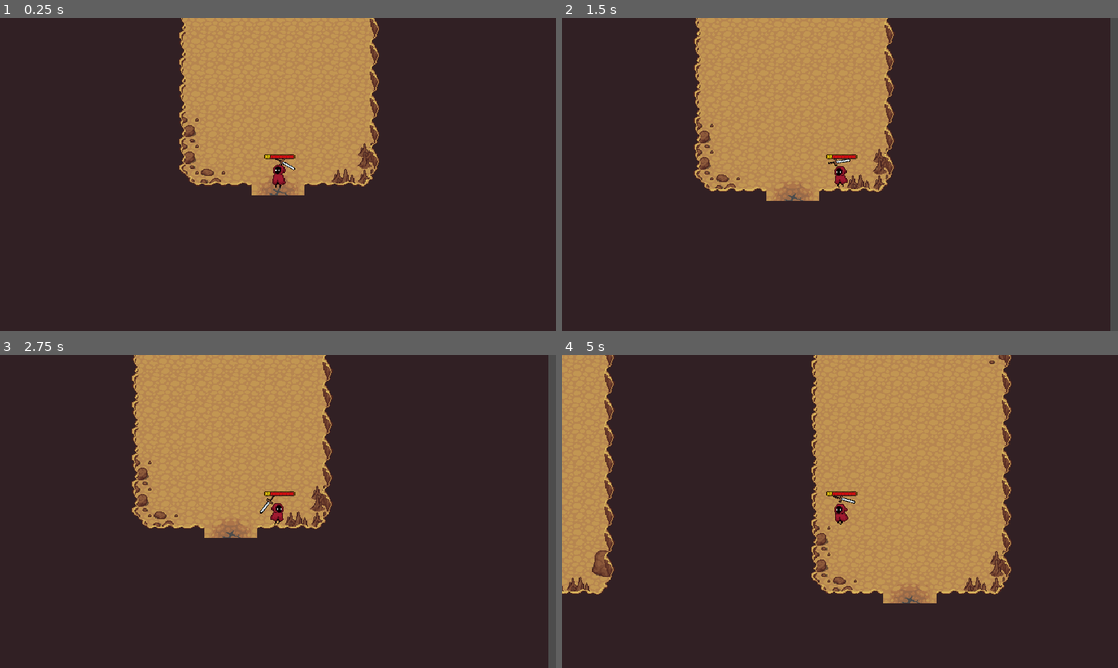
Above: before the commit, frames 1-4 (two rows, left to right).
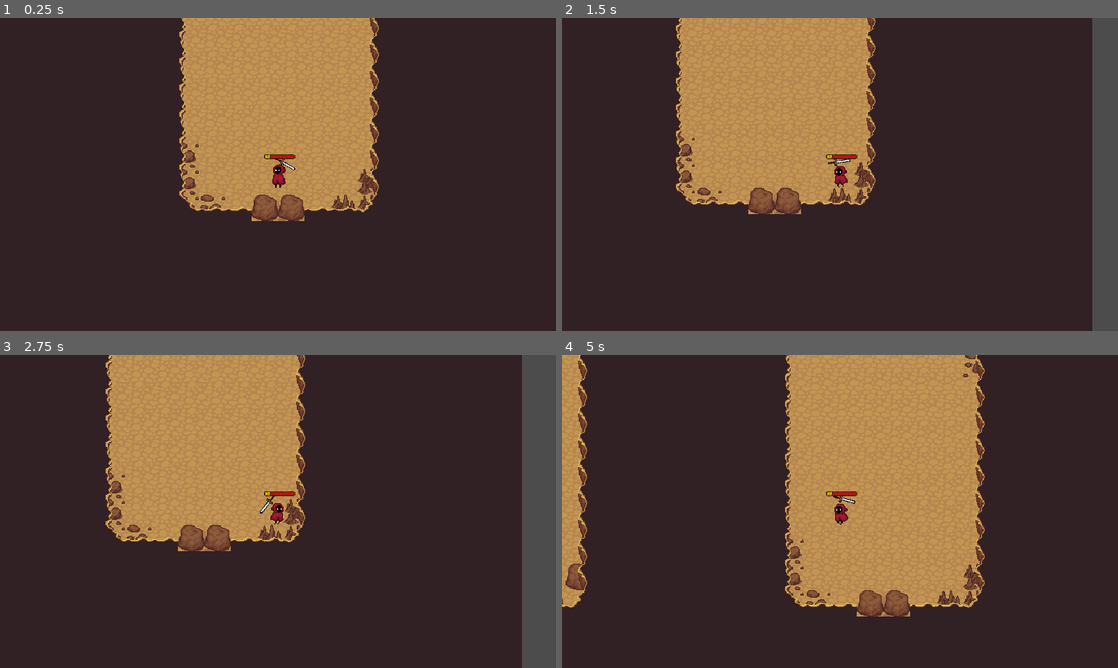
Above: after the commit, the same moments.

Repository: DiegoCoira/MagicSurvival
Game: Godot game, scene res://Scenes/Cave/CaveWorld.tscn
Same seed, same stepped clock (60 frames per second), same inputs: the game is played once before the commit and once after it. This scene is started directly instead of the project's main scene.
Inputs (mouse positions are in pixels of both pictures, inside the frame that each line leads up to):
- Up to frame 1 (0.25 s): no input
- Up to frame 2 (1.5 s): tap Enter at 0.5 s; move the mouse to (962, 158) at 0.52 s; hold Right (ui_right) 0.53-1.28 s; move the mouse to (728, 190) at 1.27 s; hold Down (ui_down) from 1.28 s (still down)
- Up to frame 3 (2.75 s): tap Space at 2 s; move the mouse to (333, 442) at 2.02 s; release Down (ui_down) at 2.03 s; hold Right (ui_right) from 2.03 s (still down)
- Up to frame 4 (5 s): tap Enter at 2.75 s; move the mouse to (812, 574) at 2.77 s; release Right (ui_right) at 2.78 s; hold Up (ui_up) 2.78-3.53 s; move the mouse to (1006, 558) at 3.52 s; hold Left (ui_left) from 3.53 s (still down); move the mouse to (673, 464) at 4.27 s

The runs differ from the first frame. In frame 1, 4.0% of the frame differs, in the area x 32-69%, y 0-65%; in frame 2, 9.7%; in frame 3, 13%; in frame 4, 15%, in the area x 0-81%, y 0-84%.

Commit message:
Beta Magic Survival released

Diff:
--- a/Scenes/Cave/Cave.tscn
+++ b/Scenes/Cave/Cave.tscn
@@ -38,7 +38,7 @@
 collision_mask = 2
 bake_navigation = true
 format = 1
-tile_data = PoolIntArray( -458759, 69, 524298, -458758, 69,  …(51429 unchanged characters)… 7, 69, 65537, 2359338, 69, 65537, 2359347, 69, 65537, 2359348, 69, 65537, 235934 …(13314 unchanged characters)…
+tile_data = PoolIntArray( -458759, 69, 524298, -458758, 69,  …(51429 unchanged characters)… 7, 69, 65537, 2359338, 69, 65537, 2359342, 69, 65542, 2359343, 69, 65542, 2359347, 69, 65537, 2359348, 69, 65537, 235934 …(13314 unchanged characters)…
 
 [node name="BackgroundNoNavegable" type="TileMap" parent="."]
 tile_set = SubResource( 1 )
@@ -78,7 +78,7 @@
 collision_layer = 0
 collision_mask = 2
 format = 1
-tile_data = PoolIntArray( -131068, 69, 524289, -131054, 69,  …(253 unchanged characters)… 2031617, 69, 524289, 2031634, 69, 524289 )
+tile_data = PoolIntArray( -131068, 69, 524289, -131054, 69,  …(253 unchanged characters)… 2031617, 69, 524289, 2031634, 69, 524289, 2359342, 69, 458762, 2359343, 69, 458762 )
 
 [node name="FirstEnemys" type="Node2D" parent="."]
 position = Vector2( 944, 664 )
--- a/Scenes/Cave/CaveWorld.tscn
+++ b/Scenes/Cave/CaveWorld.tscn
@@ -30,7 +30,7 @@
 z_index = -1
 
 [node name="Player" parent="." instance=ExtResource( 5 )]
-position = Vector2( 1504, 1159 )
+position = Vector2( 1504, 1128 )
 hp = 4
 
 [node name="Camera2D" type="Camera2D" parent="Player"]
--- a/Scenes/Characters/Enemies/Boss/Boss.gd
+++ b/Scenes/Characters/Enemies/Boss/Boss.gd
@@ -3,7 +3,7 @@
 onready var hitbox: Area2D = get_node("Hitbox")
 
 func end_game():
-	EndCinematic.end_transition()
+	EndCinematic.close_game()
 
 func _process(_delta: float) -> void:
 	hitbox.knockback_direction = velocity.normalized()
--- a/Scenes/Characters/Enemies/Boss/Boss.tscn
+++ b/Scenes/Characters/Enemies/Boss/Boss.tscn
@@ -119,6 +119,7 @@
 
 [sub_resource type="Animation" id=16]
 resource_name = "dead"
+length = 1.1
 tracks/0/type = "value"
 tracks/0/path = NodePath("AnimatedSprite:animation")
 tracks/0/interp = 1
@@ -174,20 +175,6 @@
 tracks/4/imported = false
 tracks/4/enabled = true
 tracks/4/keys = {
-"times": PoolRealArray( 1 ),
-"transitions": PoolRealArray( 1 ),
-"values": [ {
-"args": [  ],
-"method": "queue_free"
-} ]
-}
-tracks/5/type = "method"
-tracks/5/path = NodePath(".")
-tracks/5/interp = 1
-tracks/5/loop_wrap = true
-tracks/5/imported = false
-tracks/5/enabled = true
-tracks/5/keys = {
 "times": PoolRealArray( 1 ),
 "transitions": PoolRealArray( 1 ),
 "values": [ {
@@ -281,21 +268,17 @@
 
 [node name="Boss" instance=ExtResource( 2 )]
 script = ExtResource( 7 )
-hp = 13
-accerelation = 50
-max_speed = 120
+hp = 1
 
 [node name="FiniteStateMachine" parent="." index="0"]
 script = SubResource( 18 )
 
 [node name="AnimatedSprite" parent="." index="1"]
 frames = SubResource( 13 )
-animation = "dead"
-frame = 3
+animation = "idle"
 
 [node name="CollisionShape2D" parent="." index="2"]
 shape = SubResource( 14 )
-disabled = true
 
 [node name="AnimationPlayer" parent="." index="3"]
 anims/dead = SubResource( 16 )
--- a/Scenes/Cinematic/Cinematic.gd
+++ b/Scenes/Cinematic/Cinematic.gd
@@ -1,4 +1,4 @@
-extends Control
+extends CanvasLayer
 
 onready var animation_player: AnimationPlayer = get_node("AnimationPlayer")
 onready var text: Label = get_node("TextBox/Text")
--- a/Scenes/Cinematic/Cinematic.tscn
+++ b/Scenes/Cinematic/Cinematic.tscn
@@ -78,9 +78,7 @@
 } ]
 }
 
-[node name="Cinematic" type="Control"]
-anchor_right = 1.0
-anchor_bottom = 1.0
+[node name="Cinematic" type="CanvasLayer"]
 script = ExtResource( 2 )
 
 [node name="TextBox" type="ColorRect" parent="."]
@@ -107,5 +105,3 @@
 [node name="AnimationPlayer" type="AnimationPlayer" parent="."]
 anims/RESET = SubResource( 2 )
 anims/cinematic = SubResource( 1 )
-
-[connection signal="finished" from="AudioStreamPlayer" to="." method="_on_AudioStreamPlayer_finished"]
--- a/Scenes/Cinematic/EndCinematic.gd
+++ b/Scenes/Cinematic/EndCinematic.gd
@@ -3,12 +3,8 @@
 onready var animation_player: AnimationPlayer = get_node("AnimationPlayer")
 onready var text: Label = get_node("TextBox/Text")
 
-
-
-func end_transition() -> void:
-	animation_player.play("EndCinematic")
-
-
+func end_cinematic() -> void:
+	animation_player.play("end_cinematic")
 
 func close_game() -> void:
 	get_tree().quit()
--- a/Scenes/Cinematic/EndCinematic.tscn
+++ b/Scenes/Cinematic/EndCinematic.tscn
@@ -7,9 +7,24 @@
 size = 25
 font_data = ExtResource( 2 )
 
+[sub_resource type="Animation" id=3]
+length = 0.001
+tracks/0/type = "value"
+tracks/0/path = NodePath("TextBox:color")
+tracks/0/interp = 1
+tracks/0/loop_wrap = true
+tracks/0/imported = false
+tracks/0/enabled = true
+tracks/0/keys = {
+"times": PoolRealArray( 0 ),
+"transitions": PoolRealArray( 1 ),
+"update": 0,
+"values": [ Color( 0, 0, 0, 1 ) ]
+}
+
 [sub_resource type="Animation" id=1]
-resource_name = "EndCinematic"
-length = 15.0
+resource_name = "end_cinematic"
+length = 10.0
 step = 1.0
 tracks/0/type = "value"
 tracks/0/path = NodePath("TextBox:color")
@@ -18,7 +33,7 @@
 tracks/0/imported = false
 tracks/0/enabled = true
 tracks/0/keys = {
-"times": PoolRealArray( 0, 7 ),
+"times": PoolRealArray( 0, 5 ),
 "transitions": PoolRealArray( 1, 1 ),
 "update": 0,
 "values": [ Color( 0, 0, 0, 0 ), Color( 0, 0, 0, 1 ) ]
@@ -30,7 +45,7 @@
 tracks/1/imported = false
 tracks/1/enabled = true
 tracks/1/keys = {
-"times": PoolRealArray( 8 ),
+"times": PoolRealArray( 6 ),
 "transitions": PoolRealArray( 1 ),
 "update": 1,
 "values": [ "Thanks for playing" ]
@@ -49,23 +64,21 @@
 "method": "close_game"
 } ]
 }
-
-[sub_resource type="Animation" id=3]
-length = 0.001
-tracks/0/type = "value"
-tracks/0/path = NodePath("TextBox:color")
-tracks/0/interp = 1
-tracks/0/loop_wrap = true
-tracks/0/imported = false
-tracks/0/enabled = true
-tracks/0/keys = {
+tracks/3/type = "value"
+tracks/3/path = NodePath("TextBox:visible")
+tracks/3/interp = 1
+tracks/3/loop_wrap = true
+tracks/3/imported = false
+tracks/3/enabled = true
+tracks/3/keys = {
 "times": PoolRealArray( 0 ),
 "transitions": PoolRealArray( 1 ),
-"update": 0,
-"values": [ Color( 0, 0, 0, 1 ) ]
+"update": 1,
+"values": [ true ]
 }
 
-[node name="End" type="Control"]
+[node name="EndCinematic" type="Control"]
+visible = false
 anchor_right = 1.0
 anchor_bottom = 1.0
 script = ExtResource( 1 )
@@ -90,5 +103,5 @@
 valign = 1
 
 [node name="AnimationPlayer" type="AnimationPlayer" parent="."]
-anims/EndCinematic = SubResource( 1 )
 anims/RESET = SubResource( 3 )
+anims/end_cinematic = SubResource( 1 )
--- a/Scenes/FirstTown/InitialTown.tscn
+++ b/Scenes/FirstTown/InitialTown.tscn
@@ -39,7 +39,7 @@
 cell_custom_transform = Transform2D( 2, 0, 0, 32, 0, 0 )
 bake_navigation = true
 format = 1
-tile_data = PoolIntArray( 65554, 86, 327684, 65555, 86, 3276 …(383 unchanged characters)… 4, 262167, 86, 7, 327698, 86, 65540, 327700, 86, 65542, 327701, 86, 5, 327702, 86, 7, 327703, 86, 65542, 393234, 86, 131076, 393236, 86, 131078, 393237, 86, 65540, …(80 unchanged characters)…
+tile_data = PoolIntArray( 65554, 86, 327684, 65555, 86, 3276 …(383 unchanged characters)… 4, 262167, 86, 7, 327698, 86, 65540, 327699, 86, 65541, 327700, 86, 65542, 327701, 86, 5, 327702, 86, 7, 327703, 86, 65542, 393234, 86, 131076, 393235, 86, 131077, 393236, 86, 131078, 393237, 86, 65540, …(80 unchanged characters)…
 
 [node name="AboveGround2" type="TileMap" parent="."]
 tile_set = ExtResource( 1 )
@@ -56,7 +56,7 @@
 cell_custom_transform = Transform2D( 32, 0, 0, 32, 0, 0 )
 bake_navigation = true
 format = 1
-tile_data = PoolIntArray( 65554, 86, 393223, 131090, 86, 458759, 131091, 86, 262147, 262168, 27, 327681, 327698, 27, 196613, 327699, 27, 196614, 327700, 27, 196615, 327704, 27, 393217, 393234, 27, 262149, 393235, 27, 262150, 393236, 27, 262151 )
+tile_data = PoolIntArray( 65554, 86, 393223, 131090, 86, 458759, 131091, 86, 262147, 262168, 27, 327681, 327704, 27, 393217 )
 
 [node name="TreeTombstone" type="TileMap" parent="."]
 z_index = 7
--- a/Scenes/FirstTown/InitialTownWorld.tscn
+++ b/Scenes/FirstTown/InitialTownWorld.tscn
@@ -64,6 +64,7 @@
 radius = 8.0
 
 [node name="WorldInitialTown" type="Node2D"]
+position = Vector2( 1448, 272 )
 
 [node name="UI" type="CanvasLayer" parent="."]
 script = ExtResource( 4 )
@@ -93,7 +94,6 @@
 [node name="CampFire" type="AnimatedSprite" parent="CampFire"]
 position = Vector2( 490, 420 )
 frames = SubResource( 13 )
-frame = 2
 playing = true
 
 [node name="CollisionShape2D" type="CollisionShape2D" parent="CampFire"]
@@ -111,7 +111,7 @@
 position = Vector2( 490, 387 )
 frames = SubResource( 11 )
 animation = "Sleeping"
-frame = 1
+frame = 3
 playing = true
 
 [node name="CollisionShape2D" type="CollisionShape2D" parent="Log"]
--- a/Scenes/OutsideWorld/Outside.tscn
+++ b/Scenes/OutsideWorld/Outside.tscn
@@ -33,6 +33,14 @@
 format = 1
 tile_data = PoolIntArray( 393244, 41, 2, 458757, 26, 0, 458758, 26, 0, 458759, 26, 0, 458760, 26, 0, 458761, 26, 0, 458 …(1691 unchanged characters)…
 
+[node name="Rock" type="TileMap" parent="."]
+z_index = -1
+tile_set = ExtResource( 1 )
+cell_size = Vector2( 32, 32 )
+cell_custom_transform = Transform2D( 32, 0, 0, 32, 0, 0 )
+format = 1
+tile_data = PoolIntArray( 2752533, 0, 458762 )
+
 [node name="RoadObjects" type="TileMap" parent="."]
 z_index = 1
 tile_set = ExtResource( 1 )
@@ -47,7 +55,7 @@
 cell_size = Vector2( 32, 32 )
 cell_custom_transform = Transform2D( 32, 0, 0, 32, 0, 0 )
 format = 1
-tile_data = PoolIntArray( -393230, 0, 65542, -393229, 0, 655 …(29570 unchanged characters)…  6, 2752531, 0, 6, 2752532, 0, 6, 2752534, 0, 6, 2752535, 0, 6, 2752536, 0, 6, 2 …(16958 unchanged characters)…
+tile_data = PoolIntArray( -393230, 0, 65542, -393229, 0, 655 …(29570 unchanged characters)…  6, 2752531, 0, 6, 2752532, 0, 6, 2752533, 0, 6, 2752534, 0, 6, 2752535, 0, 6, 2752536, 0, 6, 2 …(16958 unchanged characters)…
 
 [node name="Tree" type="TileMap" parent="."]
 z_index = 1
--- a/Scenes/OutsideWorld/OutsideWorld.tscn
+++ b/Scenes/OutsideWorld/OutsideWorld.tscn
@@ -30,7 +30,7 @@
 z_index = 2
 
 [node name="Player" parent="." instance=ExtResource( 6 )]
-position = Vector2( 688, 1347 )
+position = Vector2( 690, 1323 )
 z_index = 1
 hp = 4
 
--- a/project.godot
+++ b/project.godot
@@ -45,7 +45,7 @@
 
 SceneTransitor="*res://Scenes/SceneChange/SceneTransitor.tscn"
 SaveData="*res://Scenes/Autoloads/SaveData.gd"
-EndCinematic="*res://Scenes/Cinematic/EndCinematic.tscn"
+EndCinematic="*res://Scenes/Cinematic/EndCinematic.gd"
 
 [display]
 
